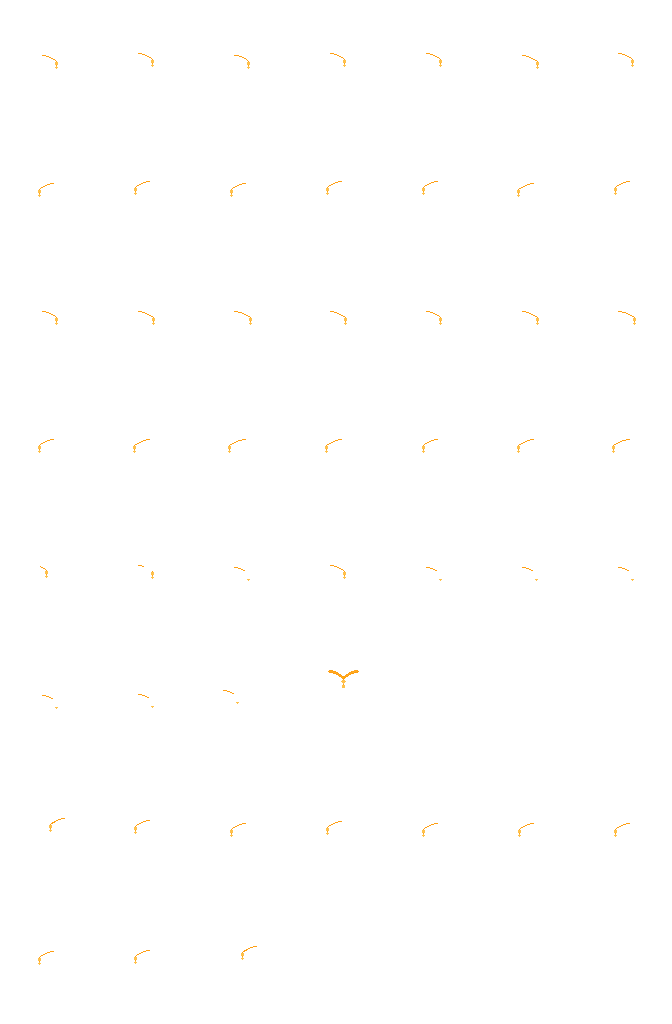
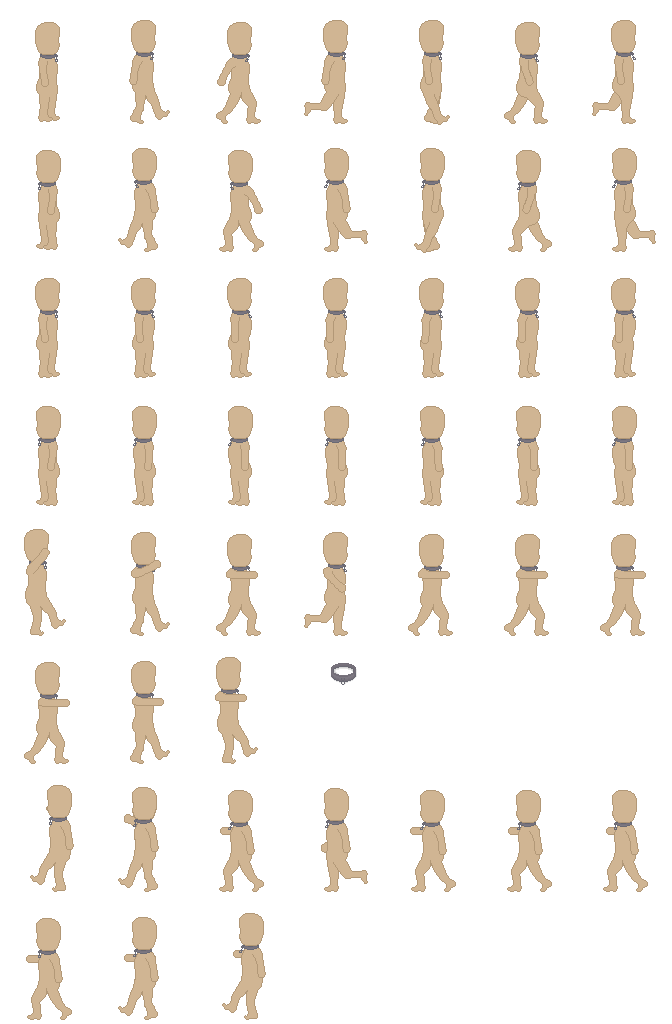
Layered file, before and after one edit (672x1024). Changes by layer:
added group "collars" with 1 layers above "Blue_Sneakers.png" over [29, 52, 636, 958]
added layer "chain" in group "collars" over [29, 52, 636, 958]
hid "amber necklace" over [38, 53, 636, 965]
showed "Char_Skin.png" over [24, 20, 656, 1020]
